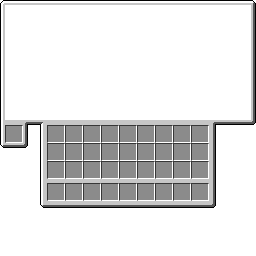
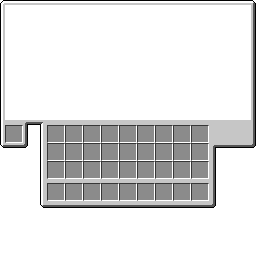
Revision of a layered (256, 256) image; what changed, layer by layer:
added layer "Layer #2" above "amAZj.png" over (213, 121, 256, 148)
